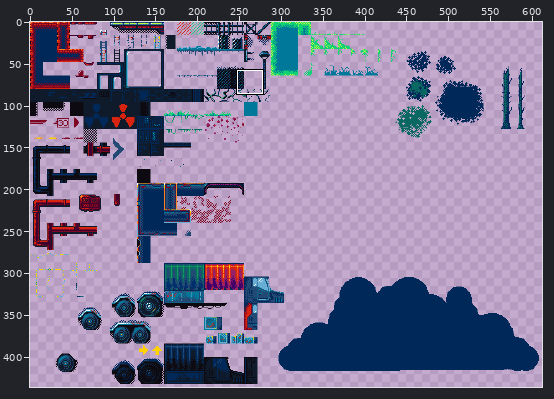
Edited in one commit: pixel-art file (res/atlas/world.aseprite). The first picture is a wide view before the edit; the outline marks the close-up.
Close-up. First the earlier version:
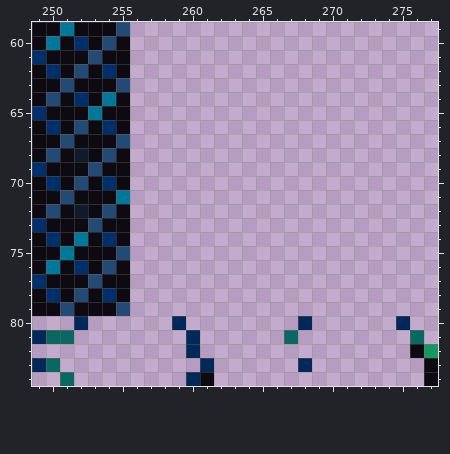
640x512 pixels, 1 frame. Shown: x 249..277, y 59..84. The wide view leaves out empty margins.
Now the later version:
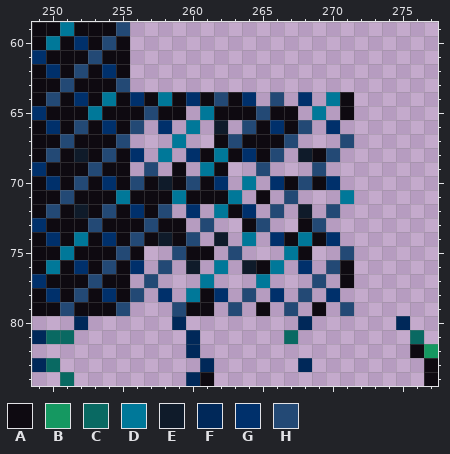
Palette (. is transparent): A #0e0a11  B #159861  C #096962  D #007899  E #0f1b2a  F #002859  G #00306b  H #234975
Diff:
Colour A now appears in row 64 at x 257, 259, 261, 263 and 271; in row 65 at x 256, 258 to 259, 262 to 264, 266 to 267 and 271; in row 66 at x 265 and 267; in row 67 at x 262 and 264 to 266; in row 68 at x 261, 263, 265 and 269; in row 69 at x 259 and 262.
Colour A now appears in row 70 at x 257, 259, 261, 267 and 269; in row 71 at x 256 to 258, 260 to 262 and 265; in row 72 at x 257 and 263; in row 73 at x 256, 258 to 259, 264 and 268; in row 74 at x 257, 259, 267 and 269; in row 75 at x 256, 260 to 261 and 268.
Colour A now appears in row 76 at x 265 and 271; in row 77 at x 271; in row 78 at x 261; in row 79 at x 260 to 261, 265 and 269.
Colour D now appears in row 64 at x 258 and 270; in row 65 at x 261 and 269; in row 66 at x 260; in row 67 at x 259; in row 68 at x 258 and 262; in row 69 at x 261.
Colour D now appears in row 70 at x 264; in row 71 at x 259, 263 and 271; in row 72 at x 262; in row 74 at x 264 and 268; in row 75 at x 267; in row 76 at x 262 and 266.
Colour D now appears in row 77 at x 261 and 265; in row 78 at x 260.
Colour E now appears in row 66 at x 262; in row 68 at x 268; in row 70 at x 258; in row 72 at x 268; in row 74 at x 258 and 262; in row 76 at x 260 and 264.
Colour G now appears in row 64 at x 256, 260, 264 and 268; in row 66 at x 258, 266 and 270; in row 68 at x 256, 260 and 264; in row 70 at x 262, 266 and 270; in row 72 at x 256, 260 and 264; in row 74 at x 266 and 270.
Colour G now appears in row 76 at x 256 and 268; in row 78 at x 258, 262, 266 and 270.
Colour H now appears in row 64 at x 262 and 266; in row 65 at x 257 and 265; in row 66 at x 256, 264 and 268; in row 67 at x 263, 267 and 271; in row 68 at x 266 and 270; in row 69 at x 257, 265 and 269.
Colour H now appears in row 70 at x 256, 260 and 268; in row 71 at x 267; in row 72 at x 258, 266 and 270; in row 73 at x 257, 261, 265 and 269; in row 74 at x 256 and 260; in row 75 at x 259, 263 and 271.
Colour H now appears in row 76 at x 258 and 270; in row 77 at x 257 and 269; in row 78 at x 256, 264 and 268; in row 79 at x 259, 263, 267 and 271.
Where, in picture pixels (left, top, right, bottom), the same in both close-ups:
added: (130, 92, 354, 316)
